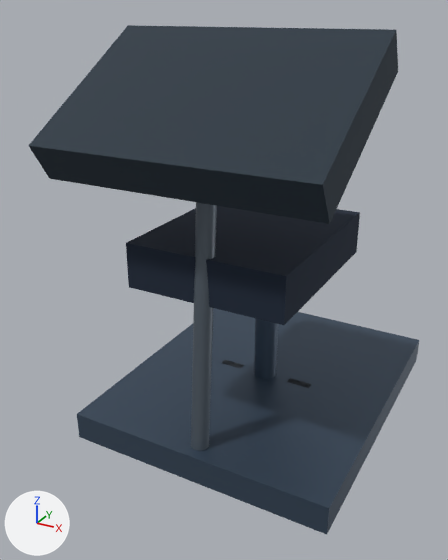
The glTF model motion/models/dumbbell_preacher.glb: old version first, new version second.
One viewpoint serves both versions: a 50 mm lens placed at (0.692, -1.527, 1.132), pointed at (-0.079, -0.124, 0.431). Lighting does not change. The marker at lower left points along +X, +Y and +Z. The first picture is the older version. Where no turn or scale is listed for an object, it has been applied to the vertices. Vertices at exactly the same position are counted once.

Objects in the first picture: 'Mesh_4', 'Mesh_5', 'base', 'padSupport', 'post', 'preacherPad', 'seat'.
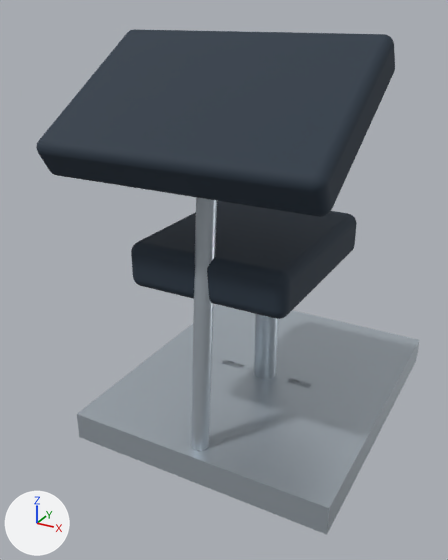
Location of each change, (x1, y1, x2, y2) in pixels of the pictures (448 x 560 px):
'preacherPad', reshaped
    before: (29, 25, 398, 224)
    after: (36, 29, 395, 217)
'base', recoloured (dark blue to pale blue)
    both: (77, 308, 419, 534)
'seat', reshaped
    before: (126, 206, 360, 325)
    after: (131, 201, 357, 319)
'padSupport', recoloured (greyish blue to pale blue)
    both: (191, 202, 217, 451)
'post', recoloured (dark blue to pale blue)
    both: (254, 318, 278, 379)
'Mesh_8', recoloured
    both: (287, 378, 311, 388)
'Mesh_5', recoloured
    both: (287, 378, 311, 388)
'Mesh_7', recoloured
    both: (222, 360, 244, 369)
'Mesh_4', recoloured
    both: (222, 360, 244, 369)

Diff of the bpy script that builds the scene:
```diff
--- a/motion/models/dumbbell_preacher.glb.py
+++ b/motion/models/dumbbell_preacher.glb.py
@@ mat_material_0 @@
 mat_material_0.base_color = (0.00857, 0.0185, 0.0395)  # dark blue #172538
-mat_material_0.roughness = 0.95
+mat_material_0.roughness = 0.78
@@ mat_material_1 @@
 mat_material_1 = principled_material('Material_1')
-mat_material_1.base_color = (0.0578, 0.0908, 0.138)  # dark blue #445568
+mat_material_1.base_color = (0.491, 0.552, 0.61)  # pale blue #bac4cd
 mat_material_1.metallic = 0.5
@@ me_mesh_0 @@
 # used by ob_seat; location = (0.0, -0.12, 0.54)
-me_mesh_0.from_pydata(...)  # 8 vertices, 12 faces; spans x -0.215..0.215, y -0.26..0.26, z -0.06..0.06
+me_mesh_0.from_pydata(...)  # 296 vertices, 588 faces; spans x -0.215..0.215, y -0.26..0.26, z -0.06..0.06
+# me_mesh_0 part 1: 8 vertices removed from x -0.215..0.215, y -0.26..0.26, z -0.06..0.06; 296 vertices added at x -0.215..0.215, y -0.26..0.26, z -0.06..0.06
 me_mesh_0.materials.append(mat_material_0)
@@ me_mesh_9 @@
 # used by ob_preacherpad; location = (0.0, -0.32, 0.93)
-me_mesh_9.from_pydata(...)  # 8 vertices, 12 faces; spans x -0.34..0.34, y -0.218..0.218, z -0.16..0.16
-me_mesh_9.materials.append(mat_material_4)  # dark blue #263440
+me_mesh_9.from_pydata(...)  # 296 vertices, 588 faces; spans x -0.34..0.34, y -0.209..0.209, z -0.151..0.151
+# me_mesh_9 part 2: 8 vertices removed from x -0.34..0.34, y -0.218..0.218, z -0.16..0.16; 296 vertices added at x -0.34..0.34, y -0.209..0.209, z -0.151..0.151
+me_mesh_9.materials.append(mat_material_0)  # dark blue #263442
@@ me_mesh_10 @@
 me_mesh_10.from_pydata(...)  # 44 vertices, 80 faces; spans x -0.024..0.024, y -0.054..0.054, z -0.397..0.397
-me_mesh_10.materials.append(mat_material_2)  # greyish blue #606b76
+me_mesh_10.materials.append(mat_material_1)  # pale blue #bac4cd
```
